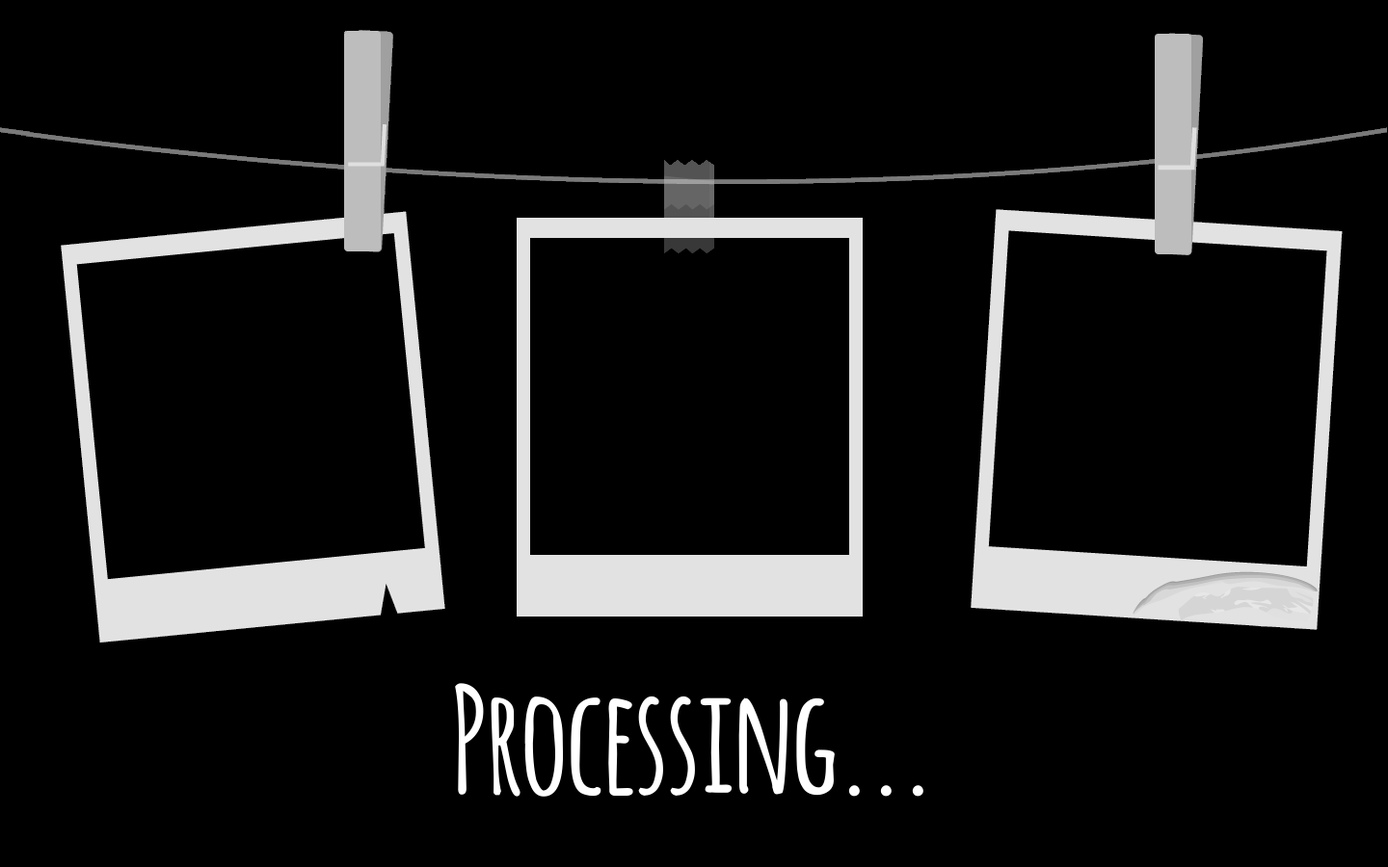
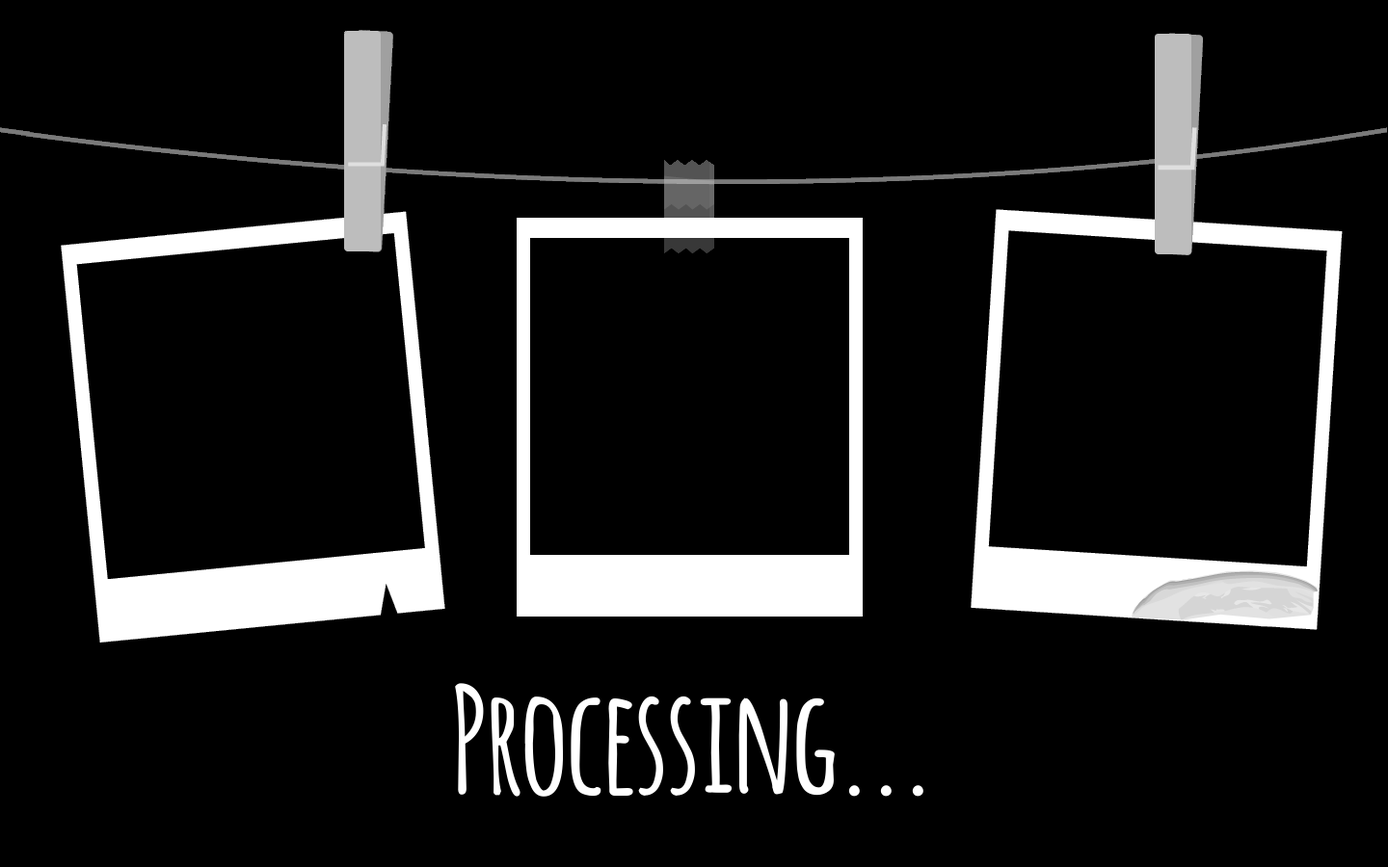
Comparing the layer stacks of the two 1388 x 867 images. Changes:
added layer "Calque flottant" above "Copie de Calque Copié" over left=1130, top=570, right=1319, bottom=621
painted on "Copie de Calque Copié" over left=61, top=210, right=1342, bottom=643
